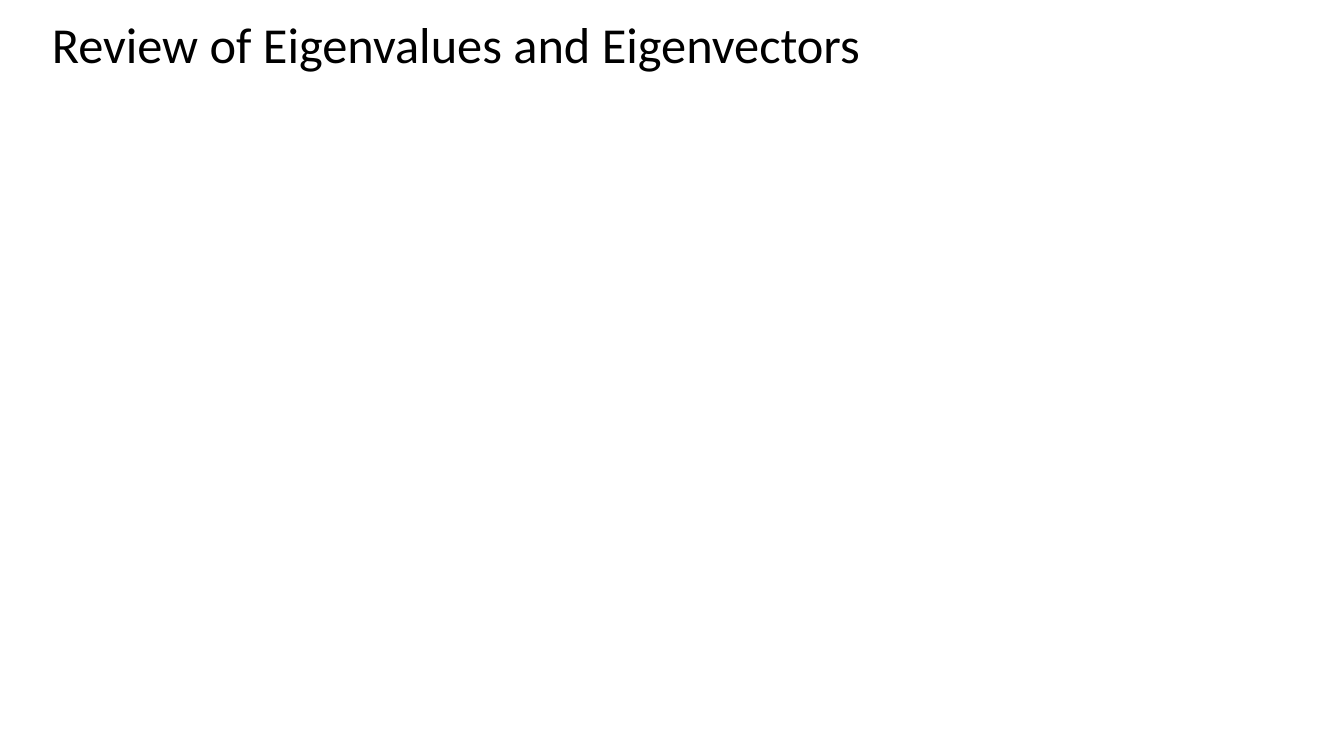
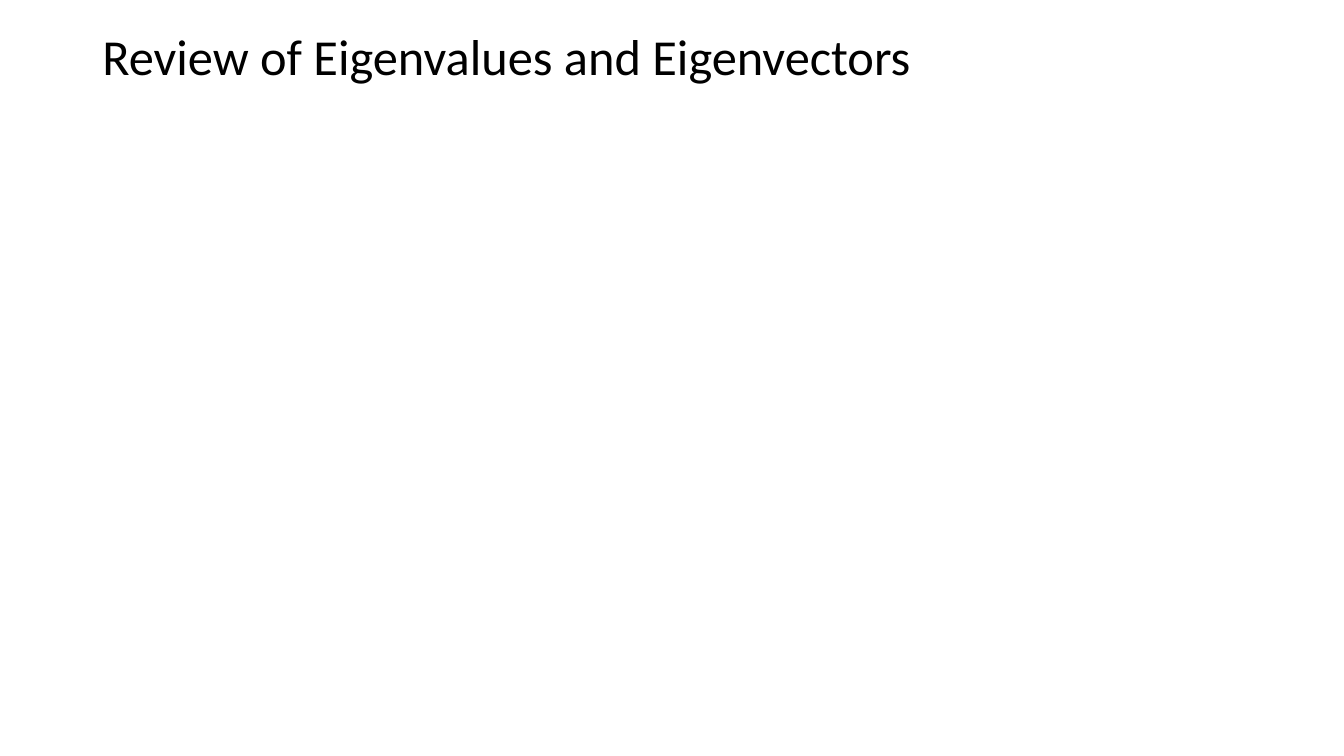
Before and after one commit to StephenElston/CSCI-E-108, a slide deck: slide 58 of slides/6_IntroductionToClustering.pptx (slide 48 before the commit). Drawn at 1344x756 pixels with LibreOffice and Linux fonts; fonts in the diff are those of the drawing; grey boxes stand for pictures. Boxes give left, top, right and bottom in pixels: in the first picture for what was removed or moved away, otherwise in the second. Text is boxed around its words. In the diff, an @@ line names an element or a change of style, - is before the commit and + after.

```diff
--- a/slides/6_IntroductionToClustering.pptx
+++ b/slides/6_IntroductionToClustering.pptx
@@ title "Review of Eigenvalues and Eigenvectors": place and size @@
-title "Review of Eigenvalues and Eigenvectors" at (52,28,860,72)
+title "Review of Eigenvalues and Eigenvectors" at (102,40,910,84)
@@ title "Review of Eigenvalues and Eigenvectors" at (102,40,910,84): line spacing 0.8 to 0.9; vertical alignment top to middle @@
```
Also in this commit, not shown: 11 other slides changed.
